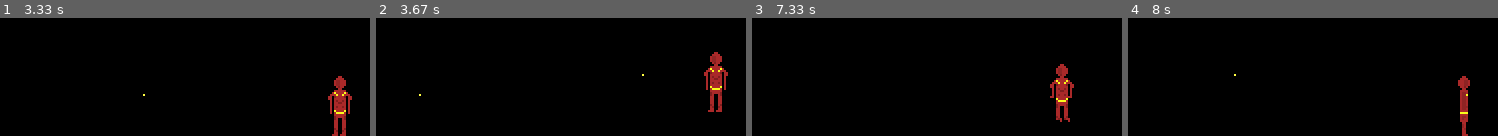
Above: before the commit, frames 1-4 (left to right).
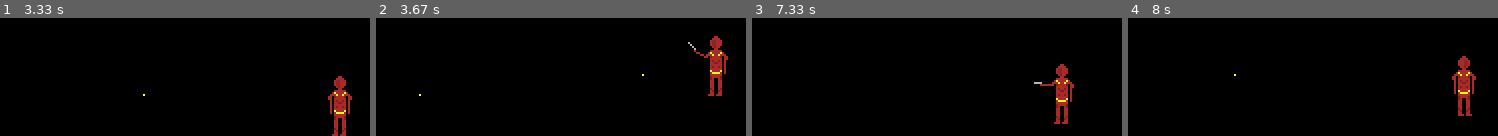
Above: after the commit, the same moments.

Repository: aavina/jubal-pygame
Game: pygame game, started from Game.py
Two runs of this game, one before a commit and one after it. Both use one fixed random seed, a clock stepped at 60 frames per second and the inputs below. The source is Python 2; it was converted automatically to run under Python 3.
Inputs:
- Up to frame 1 (3.33 s): tap Space at 0.33, 2.57, 2.97, 3.27 s; hold Right 0.67-1.13 s; hold Up 1.17-1.47 s; hold Right 1.5-1.97 s; hold Left 2-2.53 s; hold Left 2.9-3.3 s
- Up to frame 2 (3.67 s): hold Up from 3.33 s (still down); tap Space at 3.4 s
- Up to frame 3 (7.33 s): release Up at 3.7 s; hold Right 3.73-4.37 s; tap Space at 3.8, 4.1, 4.47, 4.77, 4.97, 5.27, 6.3, 6.6, 6.87, 7.17, 7.3 s; hold Left 4.4-4.87 s; hold Right 4.9-5.37 s; hold Left 6.23-6.77 s; hold Left 6.8-7.2 s; hold Up from 7.23 s (still down)
- Up to frame 4 (8 s): release Up at 7.6 s; hold Right from 7.63 s (still down); tap Space at 7.7 s

Frame 1 is identical in both runs. In frame 2, 1.8% of the frame differs, in the area x 84-96%, y 15-80%; in frame 3, 0.3%; in frame 4, 1.7%.

Commit message:
Fixed animations when falling/jumping while shooting. Added environmental textures to sprite sheet. Increased jumping height.

Diff:
--- a/Game.py
+++ b/Game.py
@@ -1,9 +1,9 @@
+#!/usr/bin/env python
+
 import pygame, sys, pyganim
 from pygame.locals import *
 from Player import Player
 from Input import Input
-import os
-from os.path import dirname
 
 pygame.init()
 
--- a/Player.py
+++ b/Player.py
@@ -4,7 +4,7 @@
 
 kWalkSpeed = 3
 kJumpSpeed = 4
-kJumpClockDelay = 200
+kJumpClockDelay = 400
 
 class Player(pygame.sprite.Sprite):
 	def __init__(self, imagesdict,graphics):
@@ -69,14 +69,15 @@
 
 		# Check if moving vertically
 		if self.jumping:
-			# Change to jumping sprite
-			dirstr = ''
-			if self.facingRight:
-				dirstr = 'jump_right'
-			else:
-				dirstr = 'jump_left'
-			self.graphics[dirstr].play()
-			self.image = self.graphics[dirstr].getCurrentFrame()
+			# Change to jumping sprite if not shooting
+			if not self.shooting:
+				dirstr = ''
+				if self.facingRight:
+					dirstr = 'jump_right'
+				else:
+					dirstr = 'jump_left'
+				self.graphics[dirstr].play()
+				self.image = self.graphics[dirstr].getCurrentFrame()
 			# Move the sprite
 			newpos = self.rect.move((0,-kJumpSpeed))
 			self.rect = newpos
@@ -86,12 +87,13 @@
 				self.jumping = False
 				self.falling = True
 		elif self.falling:
-			# Change to facing sprite
-			if self.facingRight:
-				dirstr = 'j_rightface'
-			else:
-				dirstr = 'j_leftface'
-			self.image = self.imagesdict[dirstr]
+			# Change to facing sprite if not shooting
+			if not self.shooting:
+				if self.facingRight:
+					dirstr = 'j_rightface'
+				else:
+					dirstr = 'j_leftface'
+				self.image = self.imagesdict[dirstr]
 			newpos = self.rect.move((0, kJumpSpeed))
 			# Let sprite fall until bounds are met
 			if self.rect[1] + kJumpSpeed + 64 <= 400:
Binary file changed: assets/jubal_64.png
Not shown, added: assets/environmentTopCut.pyxel
Not shown, added: assets/environmentWalking.pyxel
Not shown, changed: assets/jubal.pyxel
